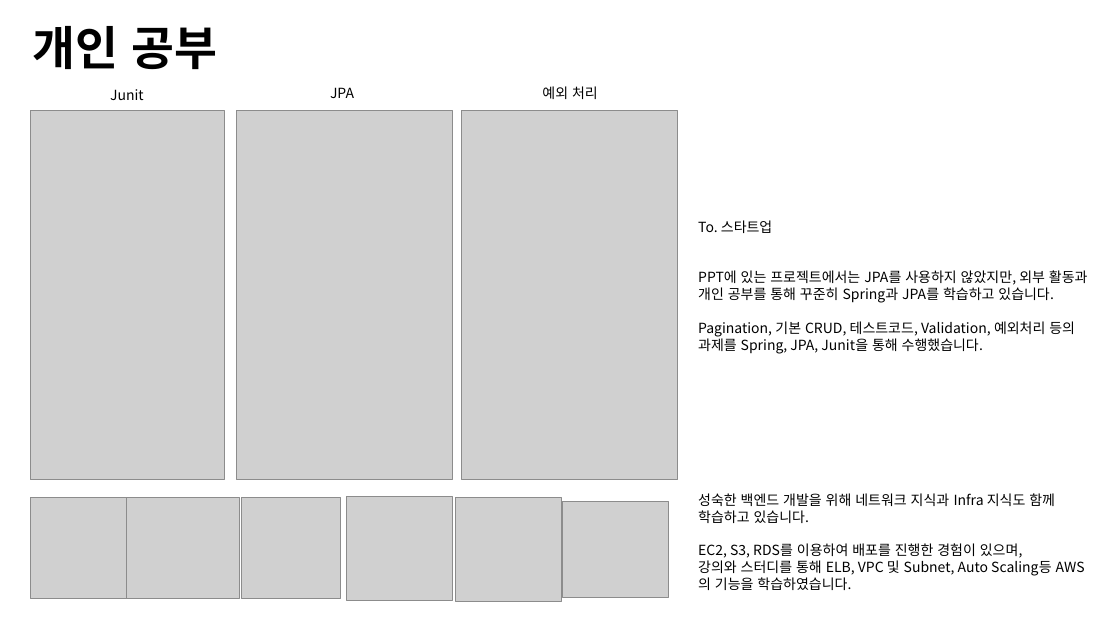
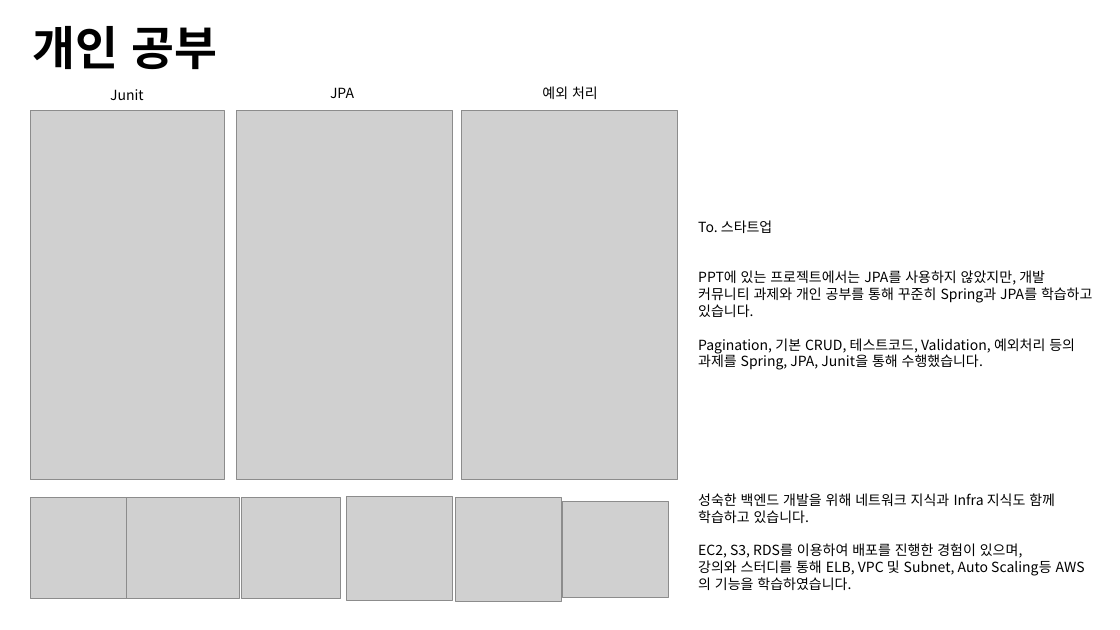
Before and after one commit to ohjinhokor/PortFolio, a slide deck: slide 9 of 오진호 포토폴리오.pptx. Drawn at 1120x630 pixels with LibreOffice and Linux fonts; fonts in the diff are those of the drawing; grey boxes stand for pictures. Boxes give left, top, right and bottom in pixels: in the first picture for what was removed or moved away, otherwise in the second. Text is boxed around its words. In the diff, an @@ line names an element or a change of style, - is before the commit and + after.

```diff
--- a/오진호 포토폴리오.pptx
+++ b/오진호 포토폴리오.pptx
@@ text at <box>698,270,1092,317</box>: text changed @@
-PPT에 있는 프로젝트에서는 JPA를 사용하지 않았지만, 외부 활동과 개인 공부를 통해 꾸준히 Spring과 JPA를 학습하고 있습니다.
+PPT에 있는 프로젝트에서는 JPA를 사용하지 않았지만, 개발 커뮤니티 과제와 개인 공부를 통해 꾸준히 Spring과 JPA를 학습하고 있습니다.
```
Also in this commit, not shown: 2 other slides changed, 1 other file.
